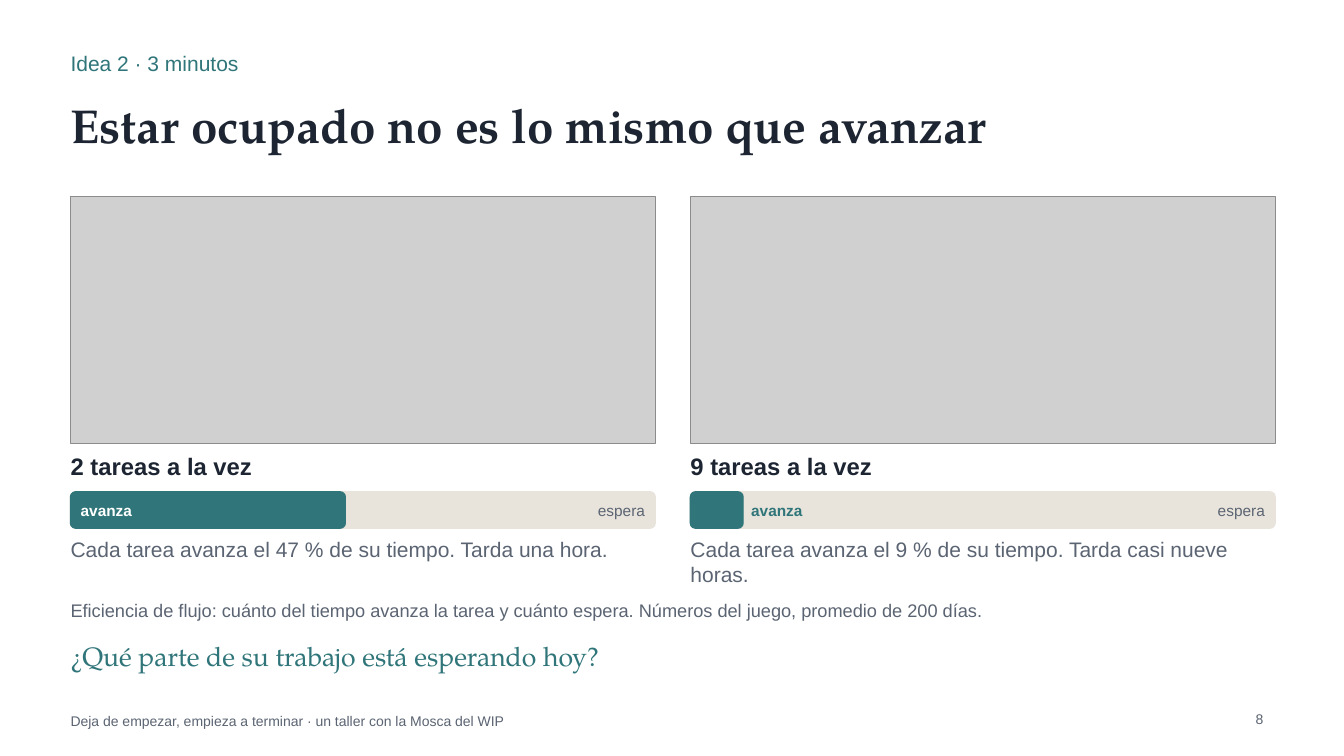
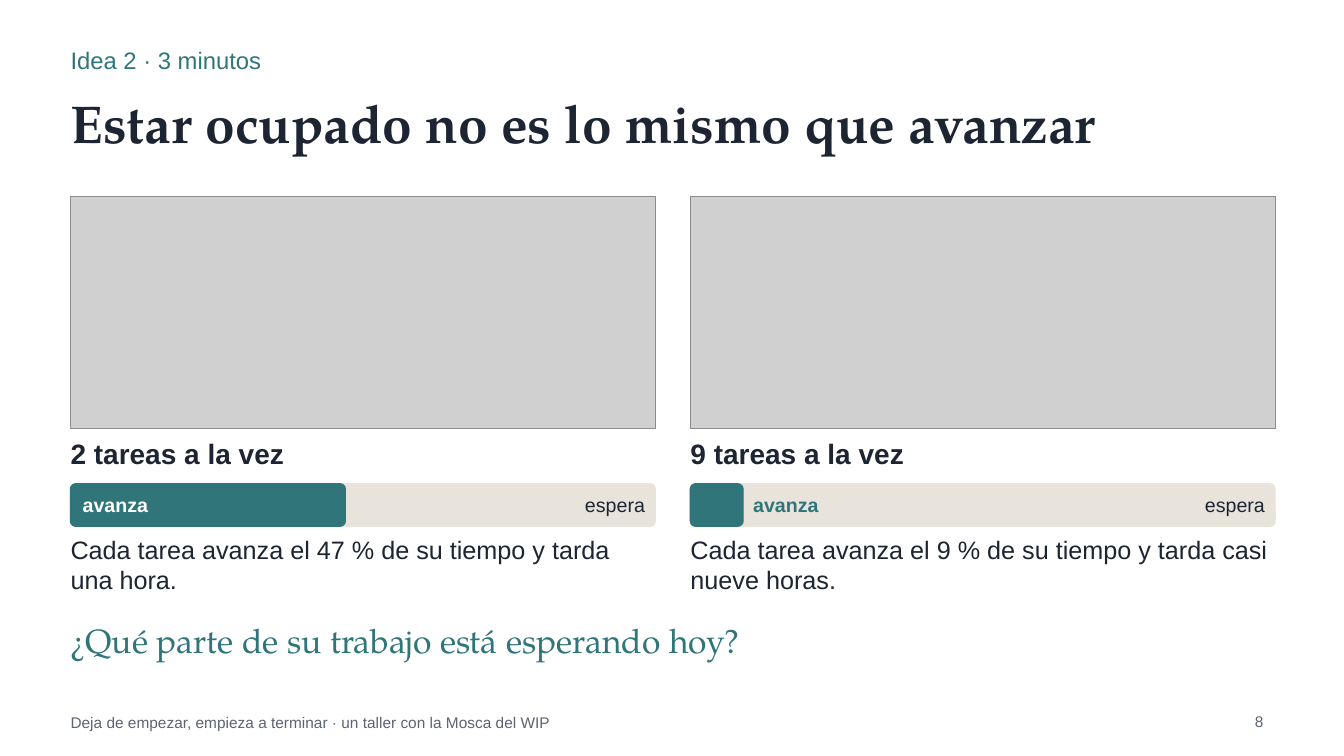
Before and after one commit to ferfelan/mosca-del-wip, a slide deck: slide 8 of public/taller/Mosca-del-WIP-Taller-Presentacion.pptx. Drawn at 1344x756 pixels with LibreOffice and Linux fonts; fonts in the diff are those of the drawing; grey boxes stand for pictures. Boxes give left, top, right and bottom in pixels: in the first picture for what was removed or moved away, otherwise in the second. Text is boxed around its words. In the diff, an @@ line names an element or a change of style, - is before the commit and + after.

```diff
--- a/public/taller/Mosca-del-WIP-Taller-Presentacion.pptx
+++ b/public/taller/Mosca-del-WIP-Taller-Presentacion.pptx
@@ text "Idea 2 · 3 minutos" at (71,51,261,70): size 15 to 17 pt @@
@@ title "Estar ocupado no es lo ..." at (71,104,1095,157): size 34 to 38 pt @@
@@ picture: place and size @@
-picture at (71,197,655,444)
+picture at (71,197,655,429)
@@ picture: place and size @@
-picture at (691,197,1275,444)
+picture at (691,197,1275,429)
@@ text "2 tareas a la vez": place and size @@
-text "2 tareas a la vez" at (71,457,251,476)
+text "2 tareas a la vez" at (71,443,284,465)
@@ text "2 tareas a la vez" at (71,443,284,465): size 17 to 20 pt @@
@@ text "9 tareas a la vez" at (690,443,904,465): size 17 to 20 pt @@
@@ text "9 tareas a la vez": place and size @@
-text "9 tareas a la vez" at (690,457,871,476)
+text "9 tareas a la vez" at (690,443,904,465)
@@ rounded rectangle: place and size @@
-rounded rectangle at (71,492,655,528)
+rounded rectangle at (71,484,655,526)
@@ rounded rectangle: place and size @@
-rounded rectangle at (71,492,346,528)
+rounded rectangle at (71,484,346,526)
@@ text "avanza" at (83,501,148,512): size 11 to 14 pt @@
@@ text "espera": place and size @@
-text "espera" at (598,508,645,519)
+text "espera" at (585,501,645,516)
@@ text "espera" at (585,501,645,516): size 11 to 14 pt, text colour #5B6472 to #1D2532 @@
@@ proportions changed in 4 elements at (71,484,655,526), (691,484,1275,526), (71,484,346,526), (691,484,743,526) @@
@@ rounded rectangle: place and size @@
-rounded rectangle at (691,492,1275,528)
+rounded rectangle at (691,484,1275,526)
@@ rounded rectangle: place and size @@
-rounded rectangle at (691,492,743,528)
+rounded rectangle at (691,484,743,526)
@@ text "avanza" at (753,501,818,512): size 11 to 14 pt @@
@@ text "espera" at (1205,501,1265,516): size 11 to 14 pt, text colour #5B6472 to #1D2532 @@
@@ text "espera": place and size @@
-text "espera" at (1218,508,1265,519)
+text "espera" at (1205,501,1265,516)
@@ text at (71,540,609,590): text changed; size 15 to 18 pt; text colour #5B6472 to #1D2532 @@
-Cada tarea avanza el 47 % de su tiempo. Tarda una hora.
+Cada tarea avanza el 47 % de su tiempo y tarda una hora.
@@ text at (690,540,1267,590): text changed; size 15 to 18 pt; text colour #5B6472 to #1D2532 @@
-Cada tarea avanza el 9 % de su tiempo. Tarda casi nueve horas.
+Cada tarea avanza el 9 % de su tiempo y tarda casi nueve horas.
@@ text "¿Qué parte de su trabajo ...": place and size @@
-text "¿Qué parte de su trabajo ..." at (71,646,599,674)
+text "¿Qué parte de su trabajo ..." at (71,628,739,663)
@@ text "¿Qué parte de su trabajo ..." at (71,628,739,663): size 19 to 24 pt @@
@@ text removed at (71,603,982,621) @@
-Eficiencia de flujo: cuánto del tiempo avanza la tarea y cuánto espera. Números del juego, promedio de 200 días.
@@ text "Deja de empezar, empieza a ..." at (71,717,550,731): size 10 to 11 pt @@
@@ page number at (1255,716,1264,727): size 10 to 11 pt @@
```
Also in this commit, not shown: 11 other slides changed, 2 slides added, 1 slide removed, 10 other files.
